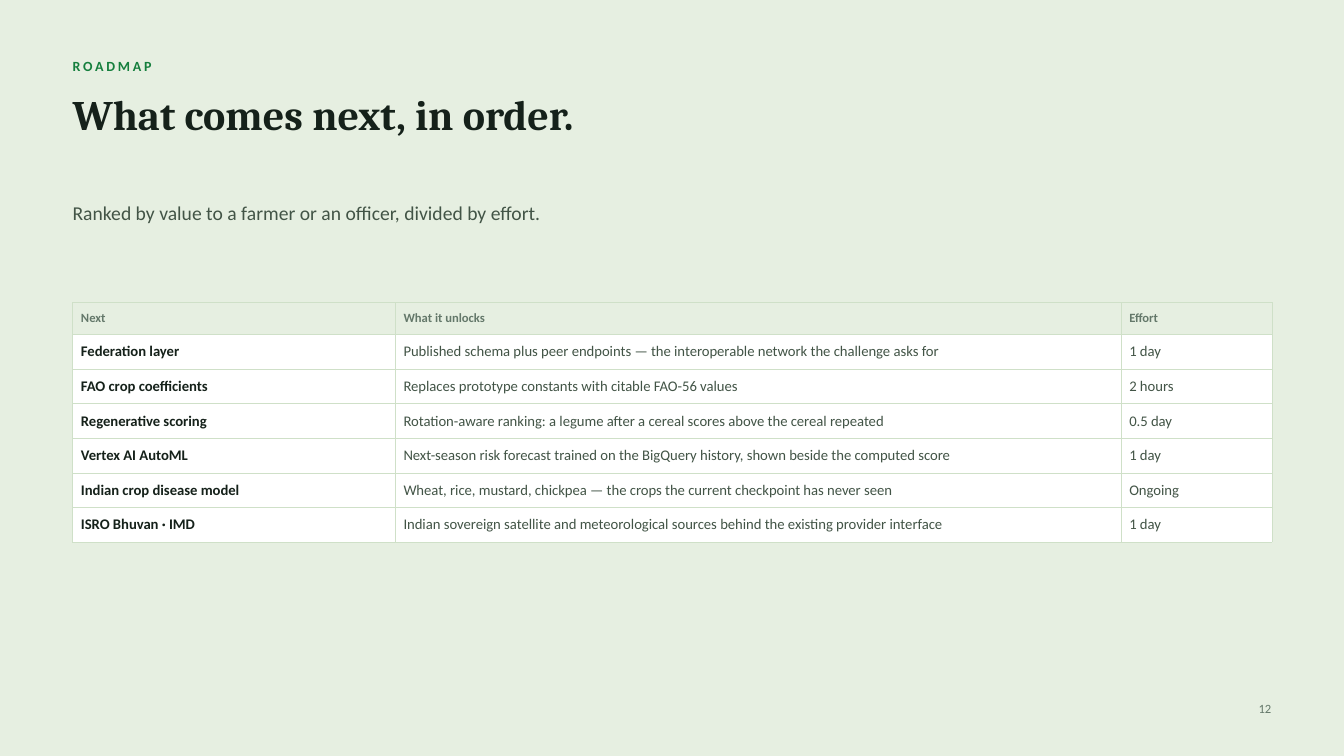
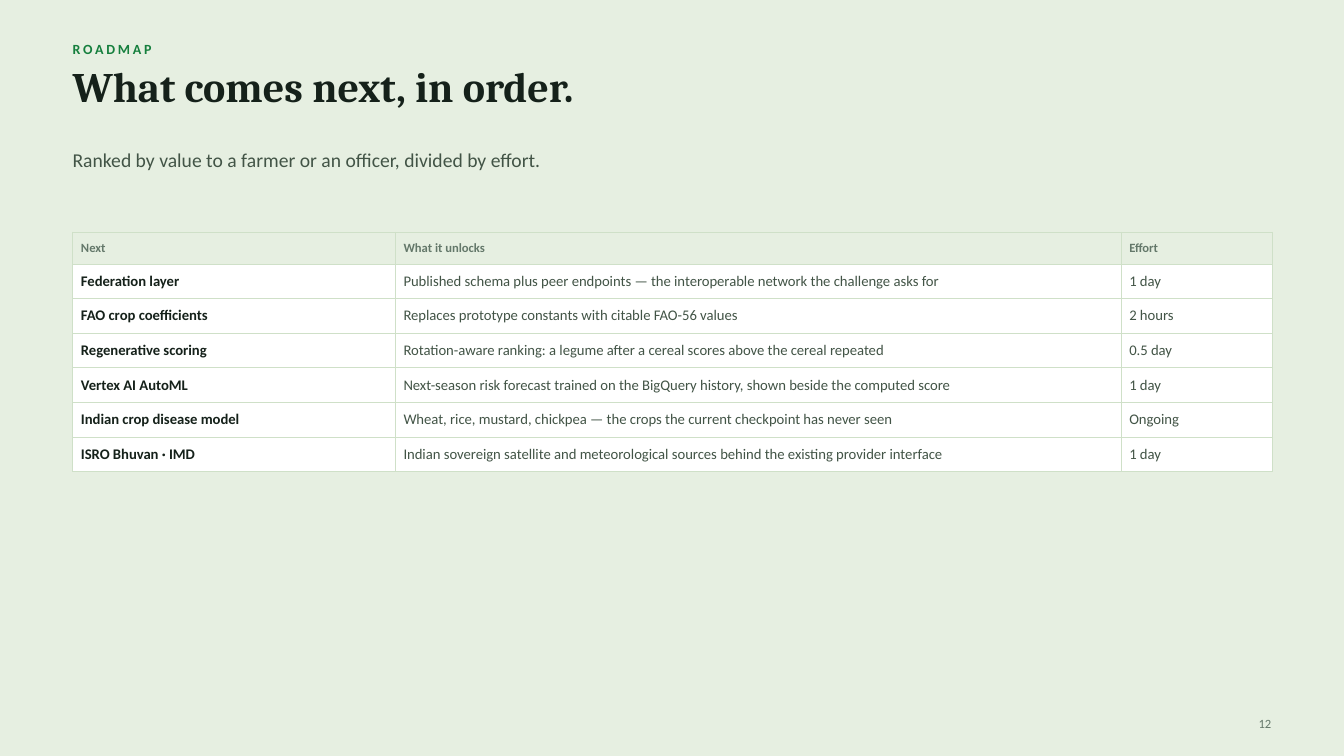
Before and after one commit to AkshatSharmaXD/AgriMitra-Climate, a slide deck: slide 12 of docs/AgriMitra-Climate-Deck.pptx. Drawn at 1344x756 pixels with LibreOffice and Linux fonts; fonts in the diff are those of the drawing. Boxes give left, top, right and bottom in pixels: in the first picture for what was removed or moved away, otherwise in the second. Text is boxed around its words. In the diff, an @@ line names an element or a change of style, - is before the commit and + after.

```diff
--- a/docs/AgriMitra-Climate-Deck.pptx
+++ b/docs/AgriMitra-Climate-Deck.pptx
@@ text "ROADMAP": place and size @@
-text "ROADMAP" at box(73, 62, 152, 71)
+text "ROADMAP" at box(73, 45, 152, 54)
@@ text "What comes next, in order.": place and size @@
-text "What comes next, in order." at box(73, 100, 574, 136)
+text "What comes next, in order." at box(73, 72, 574, 108)
@@ text "Ranked by value to a ...": place and size @@
-text "Ranked by value to a ..." at box(73, 206, 540, 223)
+text "Ranked by value to a ..." at box(73, 153, 540, 170)
@@ table: place and size @@
-table at box(73, 302, 1272, 536)
+table at box(73, 232, 1272, 466)
@@ text "12": place and size @@
-text "12" at box(1259, 705, 1272, 713)
+text "12" at box(1259, 720, 1272, 728)
```
Also in this commit, not shown: 12 other slides changed, 6 slides added, 2 other files.
